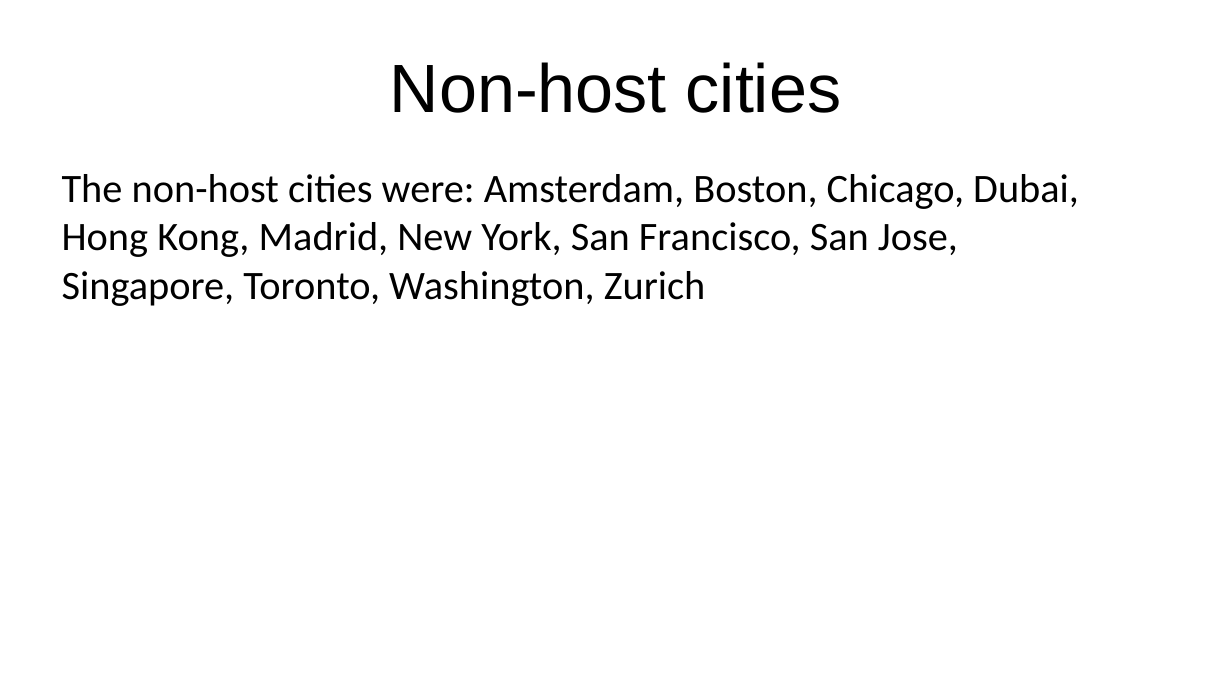
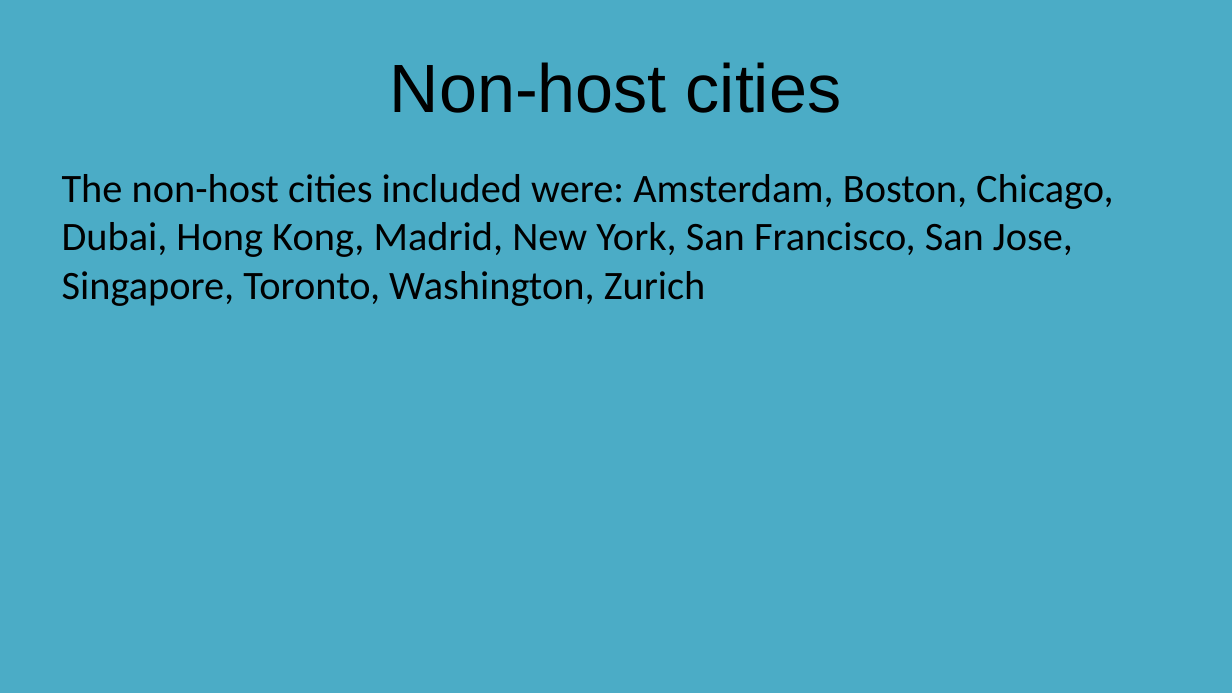
Before and after one commit to CharlesFung87/Coursera_Capstone, a slide deck: slide 11 of Olympic host cities presentation.pptx. Drawn at 1232x693 pixels with LibreOffice and Linux fonts; fonts in the diff are those of the drawing. Boxes give left, top, right and bottom in pixels: in the first picture for what was removed or moved away, otherwise in the second. Text is boxed around its words. In the diff, an @@ line names an element or a change of style, - is before the commit and + after.

```diff
--- a/Olympic host cities presentation.pptx
+++ b/Olympic host cities presentation.pptx
@@ background #FFFFFF to #4BACC6 @@
@@ text at (62, 174, 1113, 306): text changed @@
-The non-host cities were: Amsterdam, Boston, Chicago, Dubai, Hong Kong, Madrid, New York, San Francisco, San Jose, Singapore, Toronto, Washington, Zurich
+The non-host cities included were: Amsterdam, Boston, Chicago, Dubai, Hong Kong, Madrid, New York, San Francisco, San Jose, Singapore, Toronto, Washington, Zurich
```
Also in this commit, not shown: 18 other slides changed, 4 other files.
